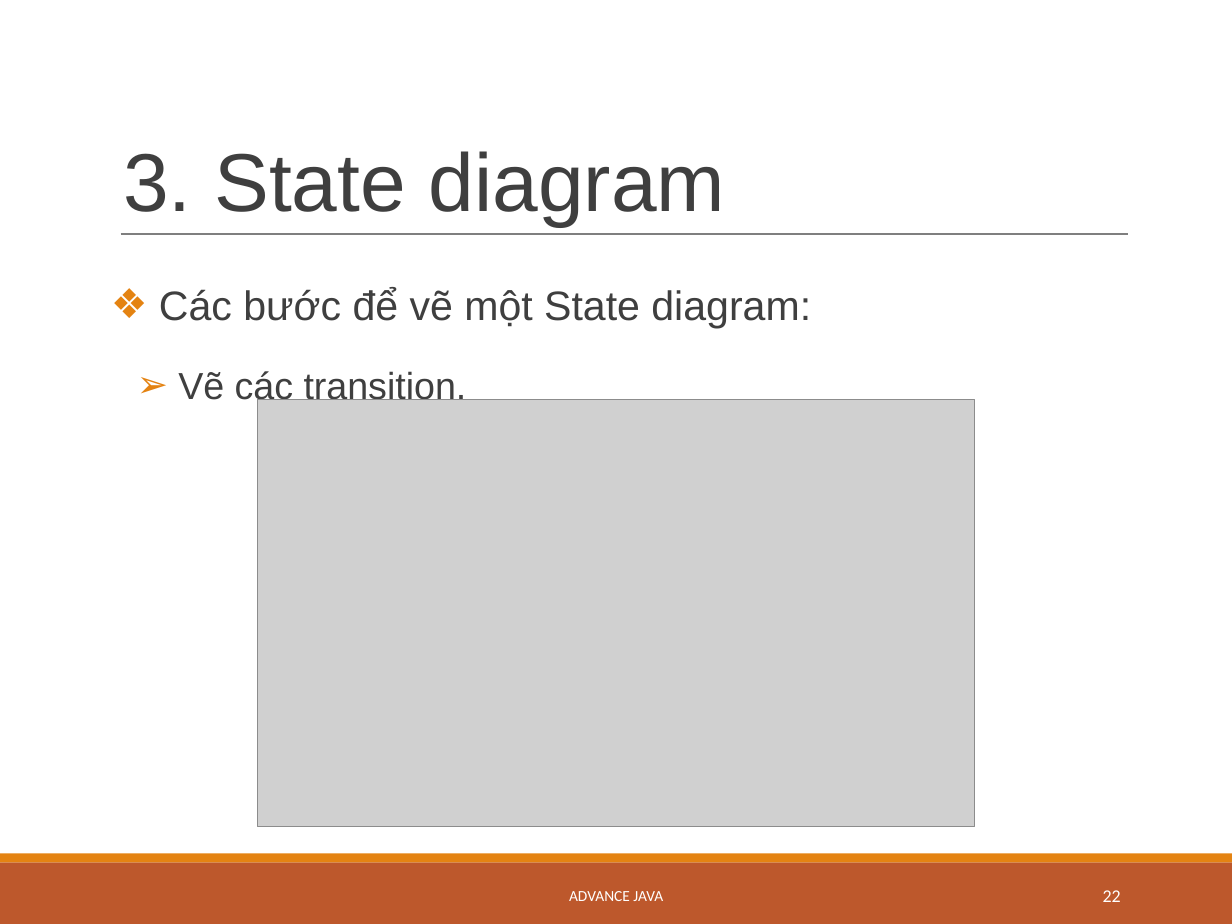
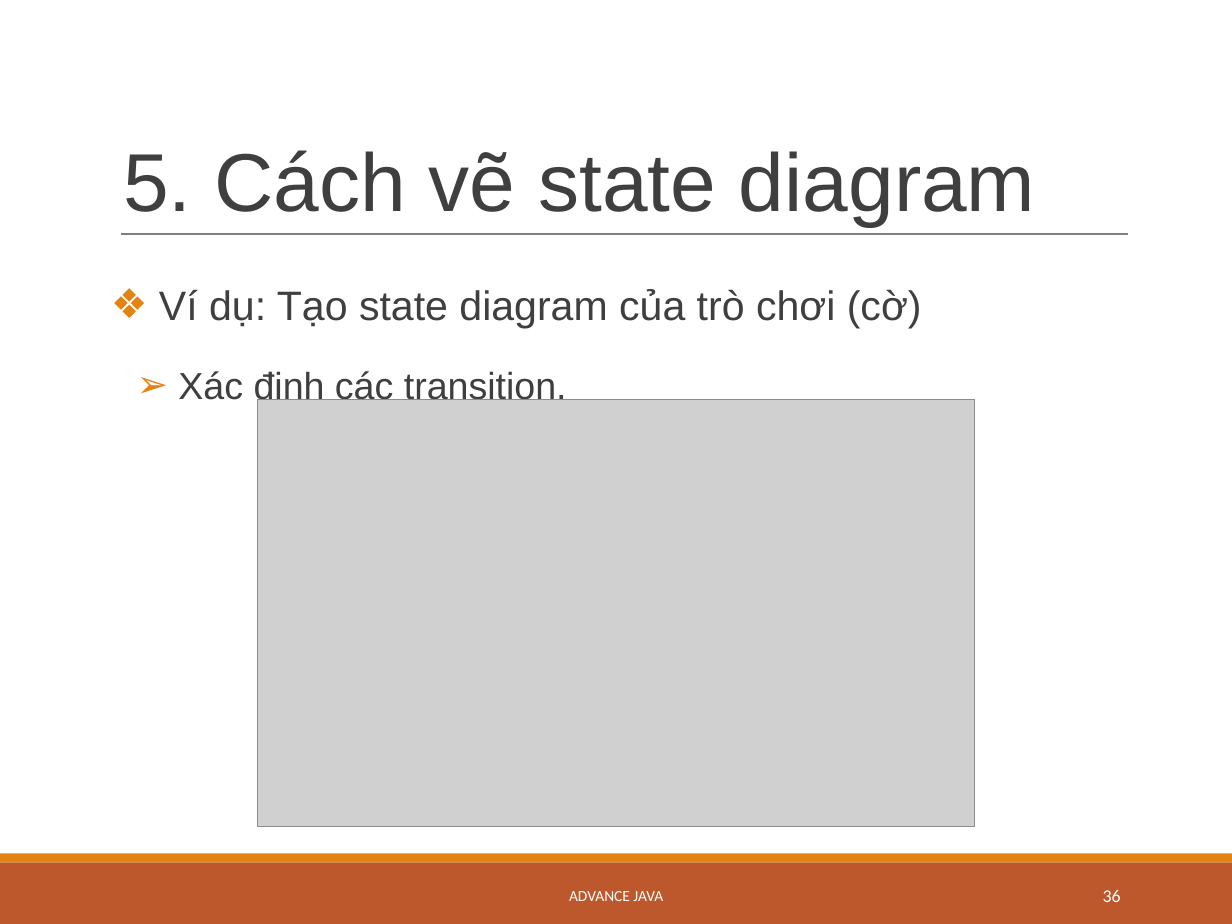
Before and after one commit to dantn93/Advanced-Java, a slide deck: slide 36 of StateMachineDiagram_Quynh_Dan.pptx.pptx (slide 22 before the commit). Drawn at 1232x924 pixels with LibreOffice and Linux fonts; fonts in the diff are those of the drawing; grey boxes stand for pictures. Boxes give left, top, right and bottom in pixels: in the first picture for what was removed or moved away, otherwise in the second. Text is boxed around its words. In the diff, an @@ line names an element or a change of style, - is before the commit and + after.

```diff
--- a/StateMachineDiagram_Quynh_Dan.pptx.pptx
+++ b/StateMachineDiagram_Quynh_Dan.pptx.pptx
@@ title at [123, 150, 1036, 226]: text changed @@
-3. State diagram
+5. Cách vẽ state diagram
@@ text at [159, 289, 922, 406]: text changed @@
-❖ Các bước để vẽ một State diagram:
-  ➢ Vẽ các transition.
+❖ Ví dụ: Tạo state diagram của trò chơi (cờ)
+  ➢ Xác định các transition.
@@ page number at [1103, 890, 1121, 902]: text changed @@
-22
+36
```
Also in this commit, not shown: 20 other slides changed, 15 slides added, 1 slide removed.
